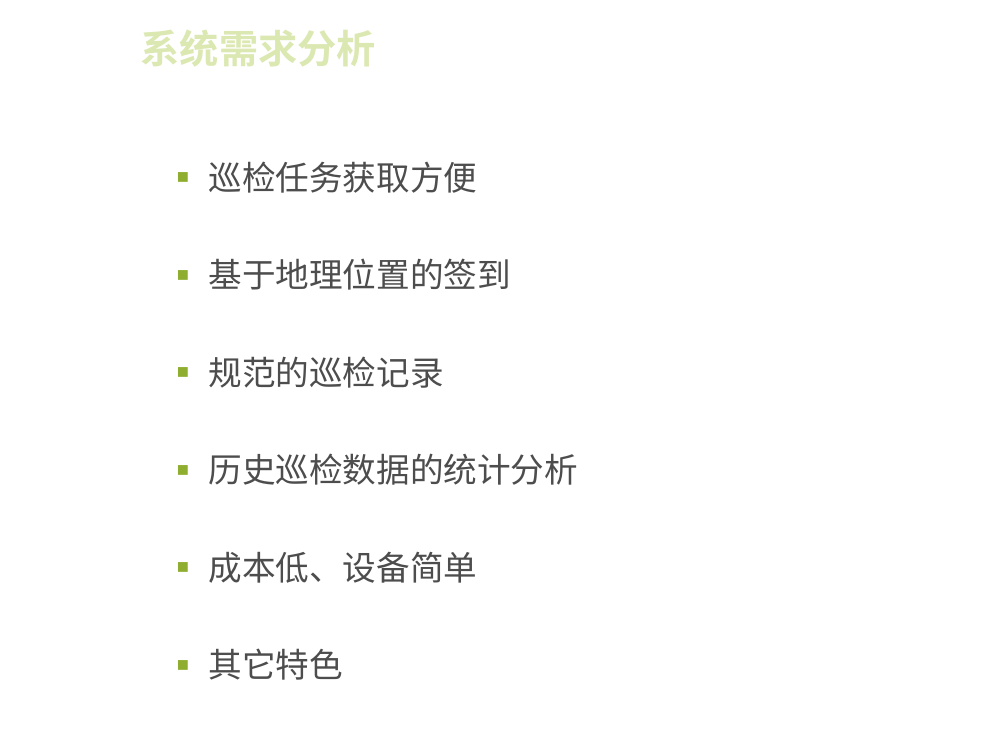
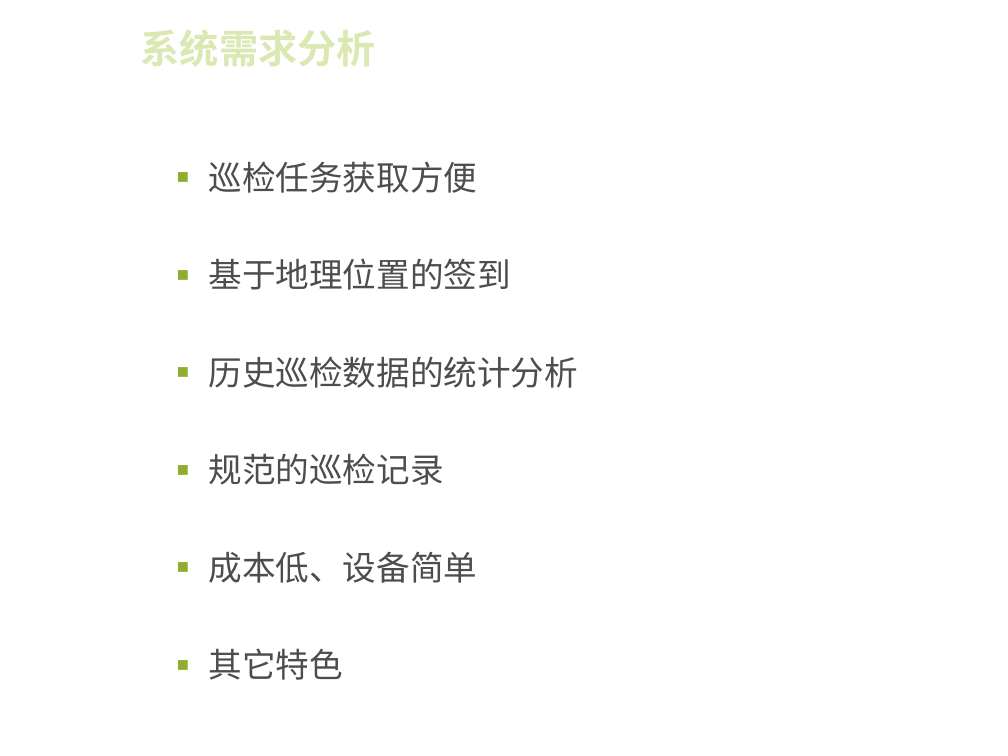
Before and after one commit to MyLifeMyTravel/Graduation, a slide deck: slide 6 of 毕业设计/毕业论文答辩-厉圣杰.ppt. Drawn at 1008x756 pixels with LibreOffice and Linux fonts; fonts in the diff are those of the drawing; background and template pictures are left out. Boxes give left, top, right and bottom in pixels: in the first picture for what was removed or moved away, otherwise in the second. Text is boxed around its words. In the diff, an @@ line names an element or a change of style, - is before the commit and + after.

```diff
--- a/毕业设计/毕业论文答辩-厉圣杰.ppt
+++ b/毕业设计/毕业论文答辩-厉圣杰.ppt
@@ text at [209, 356, 579, 388]: paragraph added @@
+  ■ 历史巡检数据的统计分析
@@ text at [209, 453, 579, 485]: paragraph removed @@
-  ■ 历史巡检数据的统计分析
```
Also in this commit, not shown: 2 other slides changed, 1 slide added.
